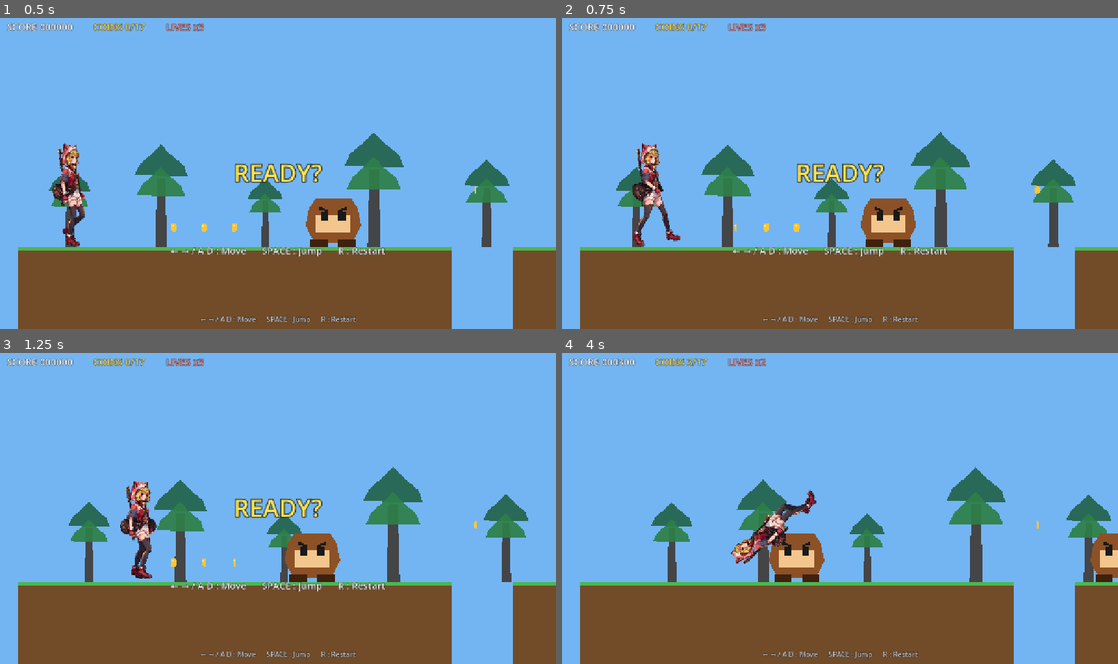
Above: before the commit, frames 1-4 (two rows, left to right).
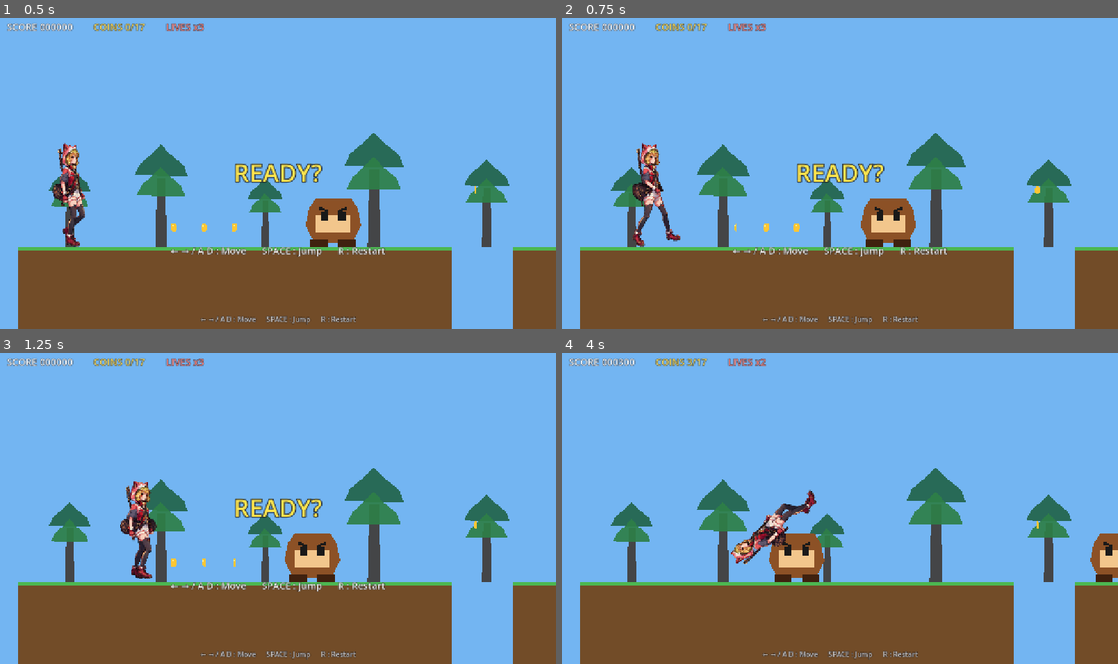
Above: after the commit, the same moments.

Repository: Daihamamatsu/godot_test
Game: Godot game, scene res://scenes/main.tscn
The game is run twice, just before and just after one commit, with the same random seed, the same clock (stepped at 60 frames per second) and the same inputs.
Inputs:
- Up to frame 1 (0.5 s): no input
- Up to frame 2 (0.75 s): tap Enter at 0.5 s; hold D (move_right) from 0.53 s (still down)
- Up to frame 3 (1.25 s): keep holding D (move_right); tap Space (jump) at 0.77 s
- Up to frame 4 (4 s): tap Space (jump) at 1.52, 3.02, 3.77 s; release D (move_right) at 2.03 s; hold A (move_left) 2.03-2.78 s; hold D (move_right) from 2.78 s (still down)

Frame 1 is identical in both runs. In frame 2, 2.2% of the frame differs, in the area x 8-93%, y 36-74%; in frame 3, 6.6%; in frame 4, 9.4%, in the area x 8-99%, y 36-74%.

Commit message:
fix: カメラ未スクロール時の中景移動を止める (Issue #15)

Diff:
--- a/scripts/main.gd
+++ b/scripts/main.gd
@@ -90,7 +90,7 @@
 	player.died.connect(_on_player_died)
 	var camera := player.get_node_or_null("Camera2D") as Camera2D
 	if camera != null:
-		midground_camera_origin = camera.global_position
+		midground_camera_origin = camera.get_screen_center_position()
 
 	_update_hud()
 	_intro()
@@ -427,7 +427,7 @@
 	var camera := player.get_node_or_null("Camera2D") as Camera2D
 	if camera == null:
 		return
-	var camera_delta := camera.global_position - midground_camera_origin
+	var camera_delta := camera.get_screen_center_position() - midground_camera_origin
 	# 中景の奥行き差は横スクロールだけに適用し、ジャンプでは木を上下させない。
 	midground_forest.position.x = camera_delta.x * (1.0 - MIDGROUND_SCROLL_FACTOR)
 
@@ -439,7 +439,7 @@
 			_check(_has_bound_key("move_left") and _has_bound_key("move_right") and _has_bound_key("jump") and _has_bound_key("restart"), "input-map")
 			_check(player != null and player.is_in_group("player"), "player-ready")
 			_check(_midground_forest_ok(), "midground-forest")
-			_test_camera_origin = (player.get_node("Camera2D") as Camera2D).global_position
+			_test_camera_origin = (player.get_node("Camera2D") as Camera2D).get_screen_center_position()
 			_test_forest_origin = midground_forest.position
 			_test_forest_y_origin = midground_forest.position.y
 			_check(_player_walk_sprite_ok(), "player-sprite")
@@ -454,11 +454,17 @@
 			_check(player.velocity.y < -100.0, "jump-velocity")
 			_check(player.global_position.x > 120.0, "move-right")
 			_check(absf(midground_forest.position.y - _test_forest_y_origin) < 0.01, "midground-jump-height")
+			_check(absf(midground_forest.position.x - _test_forest_origin.x) < 0.01, "midground-before-camera-scroll")
 		45:
 			Input.action_release("jump")
+		80:
 			Input.action_release("move_right")
+			player.global_position = Vector2(1200.0, SPAWN.y)
+			player.velocity = Vector2.ZERO
+		120:
+			_check(_camera_has_scrolled(), "camera-scroll-started")
 			_check(_midground_scroll_is_slower(), "midground-scroll")
-		70:
+		140:
 			_check(player.state == player.State.ALIVE, "player-alive")
 			print("TEST SUMMARY: %s" % ("ALL PASS" if _test_ok else "FAILED"))
 			get_tree().quit(0 if _test_ok else 1)
@@ -488,11 +494,19 @@
 	var camera := player.get_node_or_null("Camera2D") as Camera2D
 	if camera == null:
 		return false
-	var camera_delta := camera.global_position - _test_camera_origin
+	var camera_delta := camera.get_screen_center_position() - _test_camera_origin
 	var forest_delta := midground_forest.position - _test_forest_origin
 	if absf(camera_delta.x) < 1.0:
 		return false
 	return absf(forest_delta.x) < absf(camera_delta.x)
+
+
+# カメラの左端リミットを越えて、実際に画面がスクロールしたか確認する。
+func _camera_has_scrolled() -> bool:
+	var camera := player.get_node_or_null("Camera2D") as Camera2D
+	if camera == null:
+		return false
+	return absf(camera.get_screen_center_position().x - _test_camera_origin.x) >= 1.0
 
 
 # プレイヤーに歩行スプライト(AnimatedSprite2D・"walk" が 14 フレームでループ)があるか
